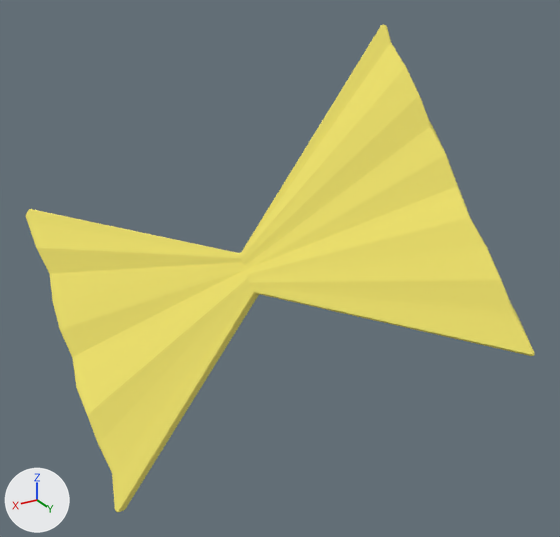
What one commit did to the glTF model assets/Plane.009.gltf.
Both versions are drawn from a 50 mm lens placed at (1.317, 2.423, 1.182), pointed at (-0.092, 0.074, 0.007). The axes (+X, +Y, +Z) are drawn at lower left. The lights are the same throughout. Where no turn or scale is listed for an object, it has been applied to the vertices.

Before the edit, the objects in view are built like this:
```python
mat_pasta_material_new = bpy.data.materials.new('Pasta-Material-new')
mat_pasta_material_new.use_nodes = True; mat_pasta_material_new.node_tree.nodes.clear()
_N = mat_pasta_material_new.node_tree.nodes; _L = mat_pasta_material_new.node_tree.links
n0 = _N.new('ShaderNodeBsdfPrincipled'); n0.name = 'Principled BSDF'
n0.inputs[2].default_value = 1.0  # 'Roughness'
n1 = _N.new('ShaderNodeOutputMaterial'); n1.name = 'Material Output'
n2 = _N.new('ShaderNodeMix'); n2.name = 'Mix'
n2.data_type = 'RGBA'
n2.blend_type = 'MULTIPLY'
n2.inputs[0].default_value = 1.0  # 'Factor'
n2.inputs[7].default_value = (0.913, 0.807, 0.159, 1.0)  # 'B', yellow #f5e86f
n3 = _N.new('ShaderNodeVertexColor'); n3.name = 'Color Attribute'
_L.new(n0.outputs[0], n1.inputs[0])  # 'BSDF' to 'Surface'
_L.new(n2.outputs[2], n0.inputs[0])  # 'Result' to 'Base Color'
_L.new(n3.outputs[0], n2.inputs[6])  # 'Color' to 'A'
me_plane_022 = bpy.data.meshes.new('Plane.022')
me_plane_022.from_pydata(...)  # 160 vertices, 316 faces; spans x -0.64..0.64, y -0.82..0.88, z -0.9..0.87
me_plane_022.materials.append(mat_pasta_material_new)
ob_plane_009 = bpy.data.objects.new('Plane.009', me_plane_022)
ob_plane_009.location = (0.0, 0.0, 0.0)
```
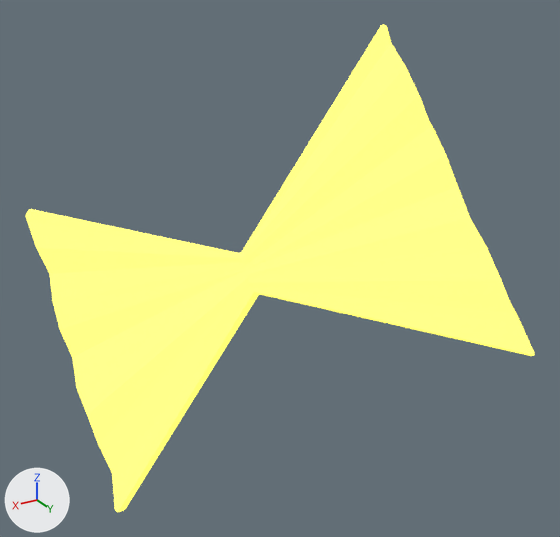
Edits to the bpy script that builds the scene:
```text
Change mat_pasta_material_new:
    where n0 = _N.new('ShaderNodeBsdfPrincipled'); n0.name = 'Principled BSDF'
    add n0.inputs[27].default_value = (1.0, 0.943, 0.102, 1.0)  # 'Emission Color', yellow #fff95a
    add n0.inputs[28].default_value = 1.2  # 'Emission Strength'
```

Changed parts and their boxes [x1, y1, x2, y2] in the pictures (560 x 537 px):
'Plane.009', recoloured, surface changed: [26, 25, 534, 512] in both
